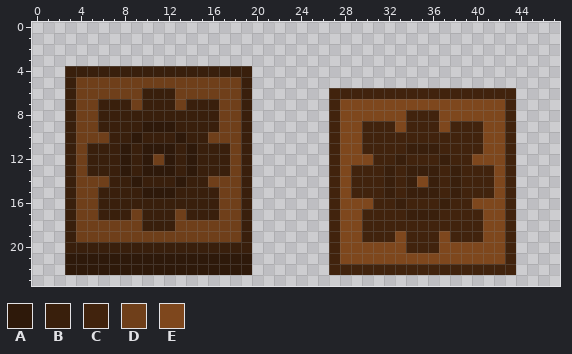
Pixel-art sprite: ResourceIdle/Content/Textures/buttons/settings.png. Above: the version before the commit.
The file is 48x24 pixels. Colours within 5 levels of each other are drawn and written as one.
Palette (. is transparent): A #2e190a  B #391f0c  C #41230d  D #6f3f1a  E #7e471d
Pixels before, first column x 3:
 4 BBBBBBBBBBBBBBBBB........................
 5 BDDDDDDDDDDDDDDDB........................
 6 BDDDDDDBBBDDDDDDB.......CCCCCCCCCCCCCCCCC
 7 BDDBBBDBBBDBBBDDB.......CEEEEEEEEEEEEEEEC
 8 BDDBBBBBBBBBBBDDB.......CEEEEEECCCEEEEEEC
 9 BDDBBBBAAABBBBDDB.......CEECCCECCCECCCEEC
10 BDDDBBABBBABBDDDB.......CEECCCCCCCCCCCEEC
11 BDBBBABAAABABBBDB.......CEECCCCBBBCCCCEEC
12 BDBBBABADABABBBDB.......CEEECCBCCCBCCEEEC
13 BDBBBABAAABABBBDB.......CECCCBCBBBCBCCCEC
14 BDDDBBABBBABBDDDB.......CECCCBCBEBCBCCCEC
15 BDDBBBBAAABBBBDDB.......CECCCBCBBBCBCCCEC
16 BDDBBBBBBBBBBBDDB.......CEEECCBCCCBCCEEEC
17 BDDBBBDBBBDBBBDDB.......CEECCCCBBBCCCCEEC
18 BDDDDDDBBBDDDDDDB.......CEECCCCCCCCCCCEEC
19 BDDDDDDDDDDDDDDDB.......CEECCCECCCECCCEEC
20 BBBBBBBBBBBBBBBBB.......CEEEEEECCCEEEEEEC
21 AAAAAAAAAAAAAAAAA.......CEEEEEEEEEEEEEEEC
22 AAAAAAAAAAAAAAAAA.......CCCCCCCCCCCCCCCCC
New version:
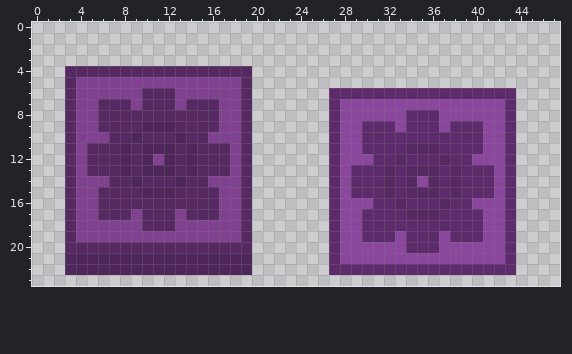
From old to new:
{"colour":"A","old":"#2e190a","new":"#4e2659"}
{"colour":"B","old":"#391f0c","new":"#572963"}
{"colour":"C","old":"#41230d","new":"#5d2b6b"}
{"colour":"D","old":"#6f3f1a","new":"#804190"}
{"colour":"E","old":"#7e471d","new":"#8b469d"}
{"label":"changed","picture_box":[65,66,252,275]}
{"label":"changed","picture_box":[329,88,516,275]}
